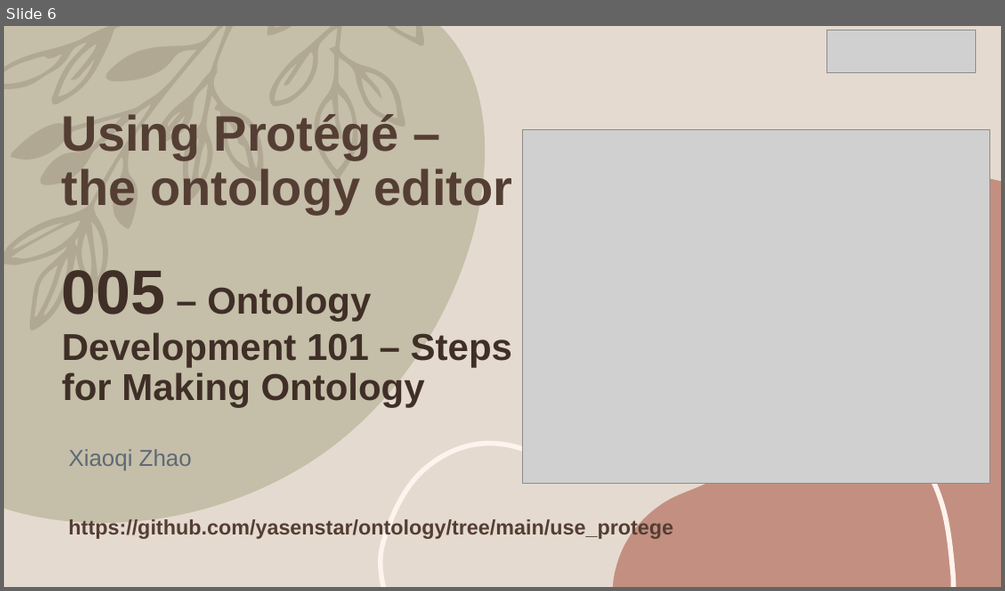
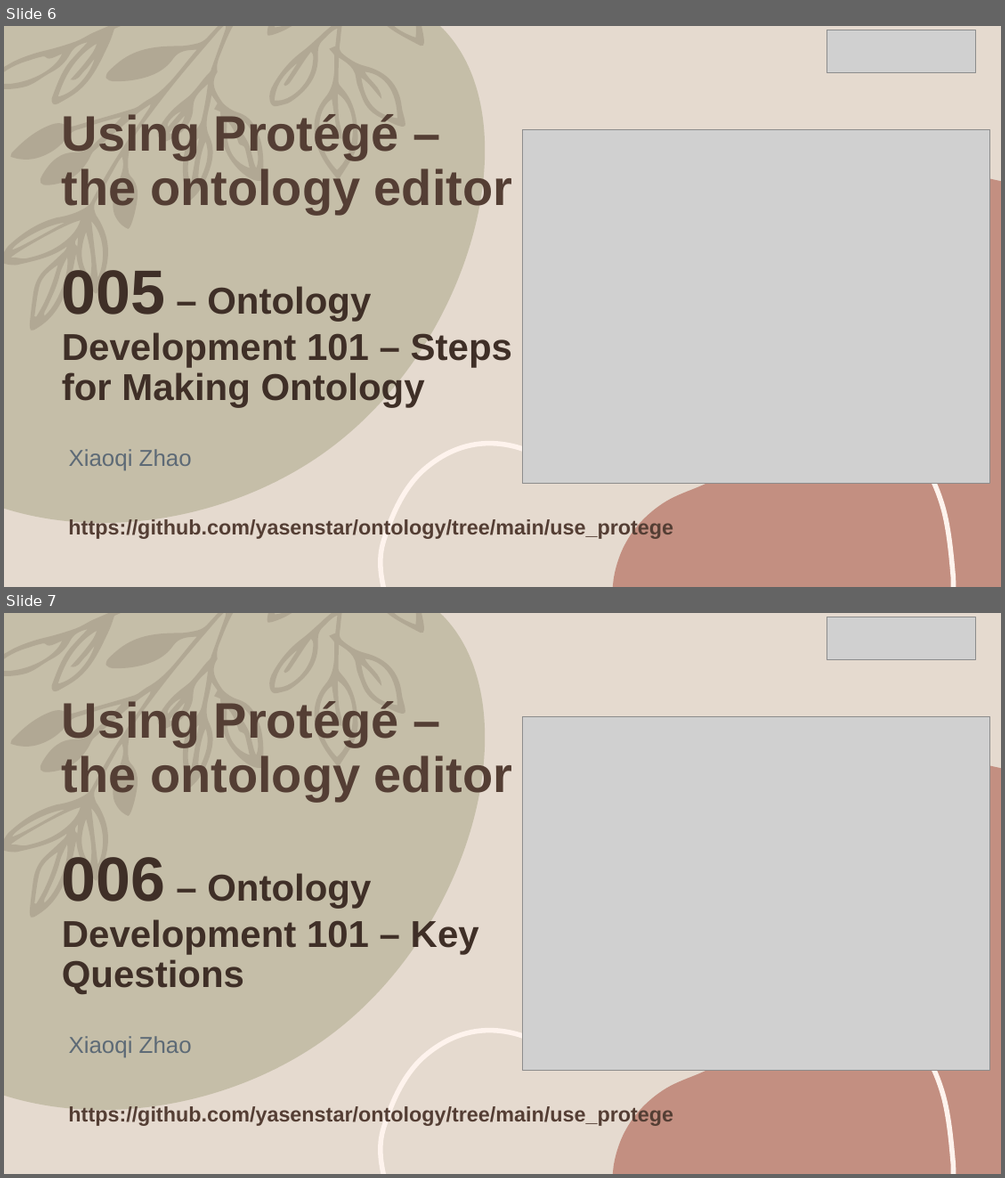
Before and after one commit to yasenstar/ontology, a slide deck: use_protege/Using_Protege.pptx. Shown one above the other, each under a label of ours: slide 6 before the commit, slides 6 and 7 after it. The pictures are 1005x591 and 1005x1178 pixels, drawn with LibreOffice and Linux fonts; fonts in the diff are those of the drawing; grey boxes stand for pictures. Boxes give left, top, right and bottom in pixels: in the first picture for what was removed or moved away, otherwise in the second. Text is boxed around its words. In the diff, an @@ line names an element or a change of style, - is before the commit and + after.

```diff
--- a/use_protege/Using_Protege.pptx
+++ b/use_protege/Using_Protege.pptx
@@ slide 7 added at bbox=[4, 613, 1001, 1174], background #E5DACF; not listed: 4 template elements that a slide beside it also shows @@
@@ picture added at bbox=[826, 617, 976, 659] @@
@@ title added at bbox=[62, 701, 512, 801], 48 pt, text #543E34, bold @@
+Using Protégé – the ontology editor
@@ picture added at bbox=[522, 717, 990, 1070] @@
@@ text added at bbox=[62, 857, 479, 994], 36 pt, text #3F2F27, bold @@
+006 – Ontology Development 101 – Key Questions
@@ subtitle added at bbox=[69, 1036, 192, 1057], 22.2 pt, text #5D6A76 @@
+Xiaoqi Zhao
@@ text added at bbox=[68, 1104, 673, 1126], 20 pt, text #543E34, bold @@
+https://github.com/yasenstar/ontology/tree/main/use_protege
```
